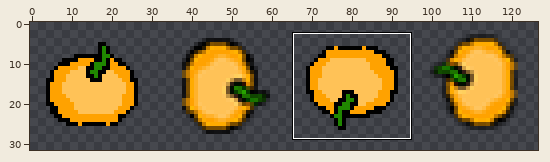
Edited in one commit: sprite sheet (ProperConvey/app/src/main/res/drawable/orange.png). The picture above shows the old version from afar; the outline marks the close-up.
Close-up. First the earlier version:
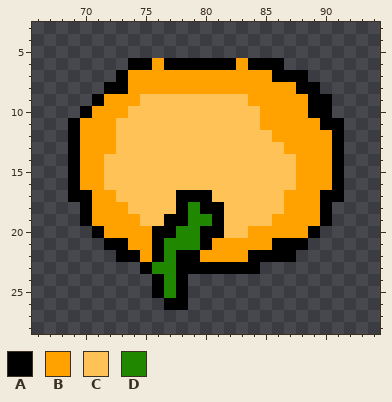
The file is 128x32 pixels. Pixels under 10% opacity are left out. Colours within 5 levels of each other are drawn and written as one. Shown: x 66..94, y 3..28. The wide view leaves out empty margins. The commit also changed other parts of the picture, which this record leaves out.
Palette (. is transparent): A #000000  B #ffa200  C #ffc257  D #208700
Pixels before, first column x 69:
 6 .....AABAAAAAABAAA.....
 7 ....ABBBBBBBBBBBBAAA...
 8 ...AABBBBBBBBBBBBBBAA..
 9 ..ABBBCCCCCCCCCBBBBBAA.
10 .ABBBCCCCCCCCCCCBBBBAA.
11 ABBBCCCCCCCCCCCCBBBBBAA
12 ABBBCCCCCCCCCCCCCBBBBBA
13 ABBBCCCCCCCCCCCCCCBBBBA
14 ABBCCCCCCCCCCCCCCCCBBBA
15 ABBCCCCCCCCCCCCCCCCBBBA
16 ABBCCCCCCCCCCCCCCCCBBBA
17 AABBCCCCCAAACCCCCCBBBAA
18 .ABBBCCCCADAACCCCCBBBA.
19 .ABBBBCCAADDACCCCBBBBA.
20 ..ABBBBAADDAACCBBBBBA..
21 ...AABBADDDABBBBBAAA...
22 ....AABADAABBBBAAAA....
23 ......ADDAAAAAAA.......
24 .......ADA.............
25 .......ADA.............
26 ........AA.............
The result:
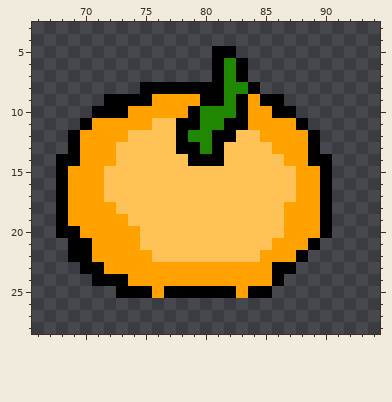
Change:
{"y":5,"x":81,"old":"..","new":"AA"}
{"y":6,"x":74,"old":"AABAAAA","new":"......."}
{"y":6,"x":82,"old":"ABAAA","new":"DA..."}
{"y":7,"x":73,"old":"ABBBBBBBBBBBBAAA","new":"........ADA....."}
{"y":8,"x":72,"old":"AABBBBBBBBBBBBBBAA","new":"...AAAAAAADDA....."}
{"y":9,"x":71,"old":"ABBBCCCCCCCCC","new":".AAAABBBBAADA"}
{"y":9,"x":85,"old":"BBBBAA","new":"AA...."}
{"y":10,"x":70,"old":"ABBBCCCCCCCCCCC","new":".AAABBBBBADDDAB"}
{"y":10,"x":86,"old":"BBBAA","new":"AA..."}
{"y":11,"x":69,"old":"AB","new":".A"}
{"y":11,"x":73,"old":"CCC","new":"BBB"}
{"y":11,"x":78,"old":"CCCCCCC","new":"AADDAAB"}
{"y":11,"x":88,"old":"BBAA","new":"A..."}
{"y":12,"x":73,"old":"C","new":"B"}
{"y":12,"x":78,"old":"CCCCC","new":"ADDAA"}
{"y":12,"x":85,"old":"C","new":"B"}
{"y":12,"x":89,"old":"BBA","new":"A.."}
{"y":13,"x":78,"old":"CCCC","new":"AADA"}
{"y":13,"x":86,"old":"C","new":"B"}
{"y":13,"x":89,"old":"BBA","new":"A.."}
{"y":14,"x":68,"old":".","new":"A"}
{"y":14,"x":72,"old":"C","new":"B"}
{"y":14,"x":79,"old":"CCC","new":"AAA"}
{"y":14,"x":87,"old":"C","new":"B"}
{"y":14,"x":89,"old":"BBA","new":"AA."}
{"y":15,"x":68,"old":".A","new":"AB"}
{"y":15,"x":90,"old":"BA","new":"A."}
{"y":16,"x":68,"old":".A","new":"AB"}
{"y":16,"x":90,"old":"BA","new":"A."}
{"y":17,"x":68,"old":".AA","new":"ABB"}
{"y":17,"x":72,"old":"B","new":"C"}
{"y":17,"x":78,"old":"AAA","new":"CCC"}
{"y":17,"x":87,"old":"B","new":"C"}
{"y":17,"x":91,"old":"A","new":"."}
{"y":18,"x":68,"old":"..A","new":"ABB"}
{"y":18,"x":73,"old":"B","new":"C"}
{"y":18,"x":78,"old":"ADAA","new":"CCCC"}
{"y":19,"x":68,"old":"..A","new":"ABB"}
{"y":19,"x":74,"old":"B","new":"C"}
{"y":19,"x":77,"old":"AADDA","new":"CCCCC"}
{"y":19,"x":86,"old":"B","new":"C"}
{"y":20,"x":68,"old":"...A","new":"AABB"}
{"y":20,"x":75,"old":"BAADDAA","new":"CCCCCCC"}
{"y":20,"x":84,"old":"BBB","new":"CCC"}
{"y":20,"x":89,"old":"A.","new":"BA"}
{"y":21,"x":69,"old":"...AA","new":"AABBB"}
{"y":21,"x":75,"old":"BADDDABBBBBAAA.","new":"CCCCCCCCCCCBBBA"}
{"y":22,"x":69,"old":"....AA","new":"AABBBB"}
{"y":22,"x":76,"old":"ADAABBBBAAAA.","new":"CCCCCCCCCBBBA"}
{"y":23,"x":70,"old":".....ADDAAAAAAA...","new":"AABBBBBBBBBBBBBBAA"}
{"y":24,"x":71,"old":".....ADA........","new":"AAABBBBBBBBBBBBA"}
{"y":25,"x":73,"old":"...AD","new":"AAABA"}
{"y":25,"x":79,"old":".......","new":"AAAABAA"}
{"y":26,"x":77,"old":"AA","new":".."}
